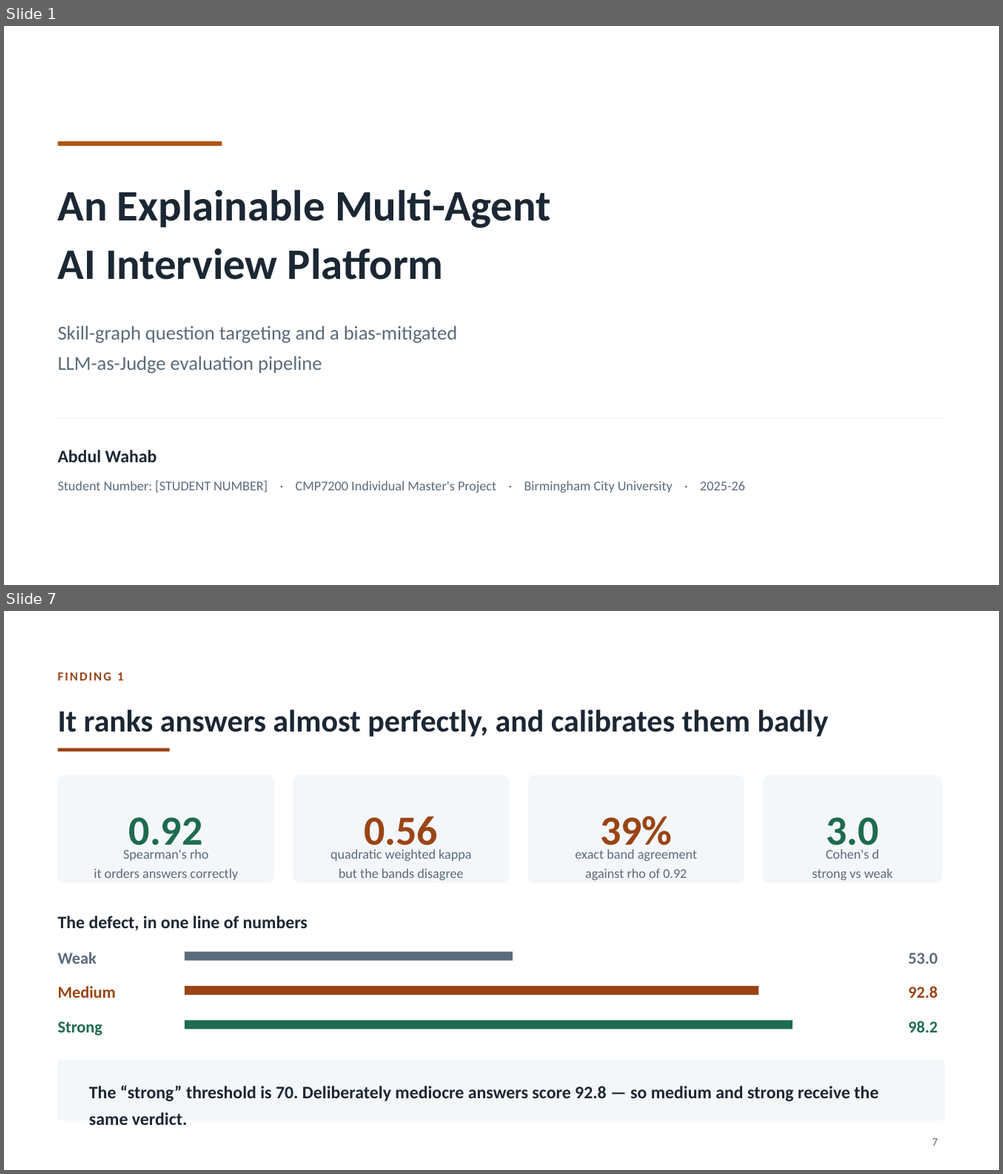
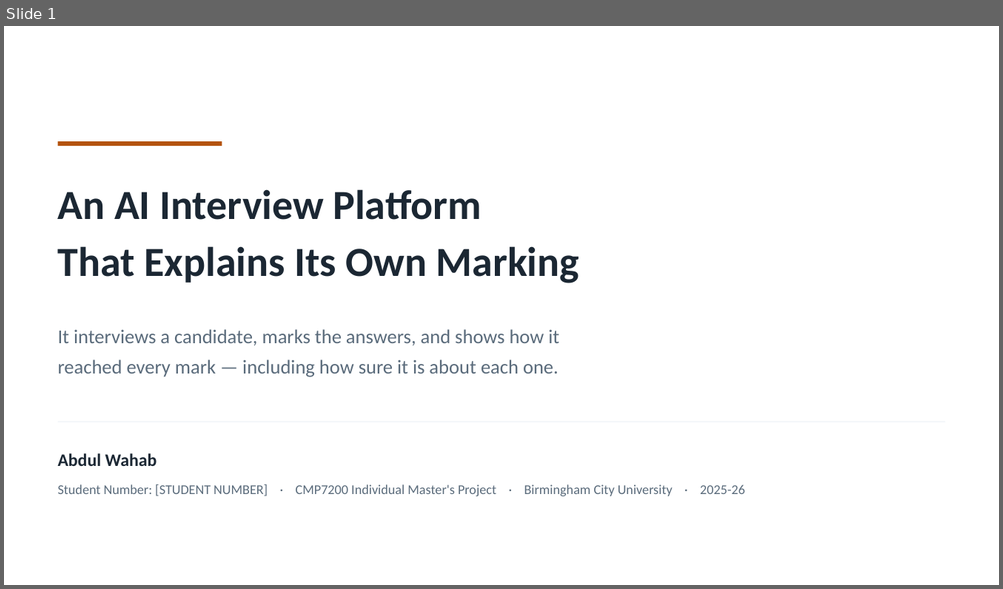
Before and after one commit to syedali254/interview_platform, a slide deck: submission/CMP7200_Viva_Presentation.pptx. Shown one above the other, each under a label of ours: slides 1 and 7 before the commit, slide 1 after it; the slides between them are not shown. The pictures are 1003x1174 and 1003x589 pixels, drawn with LibreOffice and Linux fonts; fonts in the diff are those of the drawing. Boxes give left, top, right and bottom in pixels: in the first picture for what was removed or moved away, otherwise in the second. Text is boxed around its words. In the diff, an @@ line names an element or a change of style, - is before the commit and + after.

```diff
--- a/submission/CMP7200_Viva_Presentation.pptx
+++ b/submission/CMP7200_Viva_Presentation.pptx
@@ slide 7 removed at box(4, 611, 999, 1170), background #FFFFFF @@
@@ text removed at box(58, 672, 123, 681) @@
-FINDING 1
@@ text removed at box(58, 709, 828, 737) @@
-It ranks answers almost perfectly, and calibrates them badly
@@ rectangle removed at box(58, 749, 170, 752) @@
@@ rounded rectangle removed at box(58, 775, 274, 883) @@
@@ rounded rectangle removed at box(293, 775, 509, 883) @@
@@ rounded rectangle removed at box(528, 775, 744, 883) @@
@@ rounded rectangle removed at box(762, 775, 942, 883) @@
@@ text removed at box(129, 817, 203, 854) @@
-0.92
@@ text removed at box(364, 816, 438, 854) @@
-0.56
@@ text removed at box(600, 816, 671, 854) @@
-39%
@@ text removed at box(825, 817, 879, 854) @@
-3.0
@@ text removed at box(94, 849, 238, 880) @@
-Spearman's rho
-it orders answers correctly
@@ text removed at box(330, 849, 471, 880) @@
-quadratic weighted kappa
-but the bands disagree
@@ text removed at box(575, 849, 697, 880) @@
-exact band agreement
-against rho of 0.92
@@ text removed at box(812, 849, 893, 880) @@
-Cohen's d
-strong vs weak
@@ text removed at box(58, 916, 307, 931) @@
-The defect, in one line of numbers
@@ text removed at box(58, 952, 96, 964) @@
-Weak
@@ rectangle removed at box(185, 952, 513, 961) @@
@@ text removed at box(908, 953, 937, 964) @@
-53.0
@@ text removed at box(58, 986, 116, 998) @@
-Medium
@@ rectangle removed at box(185, 986, 758, 995) @@
@@ text removed at box(908, 986, 937, 998) @@
-92.8
@@ text removed at box(58, 1022, 103, 1036) @@
-Strong
@@ rectangle removed at box(185, 1021, 793, 1030) @@
@@ text removed at box(908, 1021, 937, 1033) @@
-98.2
@@ rounded rectangle removed at box(58, 1060, 945, 1122) @@
@@ text removed at box(89, 1085, 878, 1125) @@
-The “strong” threshold is 70. Deliberately mediocre answers score 92.8 — so medium and strong receive the same verdict.
@@ text removed at box(932, 1139, 938, 1146) @@
-7
@@ slide 1 changed as well @@
@@ text at box(58, 190, 580, 284): text changed; size 42 to 40 pt @@
-An Explainable Multi-Agent
-AI Interview Platform
+An AI Interview Platform
+That Explains Its Own Marking
@@ text at box(58, 329, 559, 378): text changed @@
-Skill-graph question targeting and a bias-mitigated
-LLM-as-Judge evaluation pipeline
+It interviews a candidate, marks the answers, and shows how it
+reached every mark — including how sure it is about each one.
@@ text "Abdul Wahab": place and size @@
-text "Abdul Wahab" at box(58, 450, 157, 463)
+text "Abdul Wahab" at box(58, 454, 157, 466)
@@ text "Student Number: [STUDENT NUMBER] · ...": place and size @@
-text "Student Number: [STUDENT NUMBER] · ..." at box(58, 481, 745, 493)
+text "Student Number: [STUDENT NUMBER] · ..." at box(58, 485, 745, 497)
```
Also in this commit, not shown: 4 other slides changed, 5 slides added, 4 other slides removed, 2 other files.
